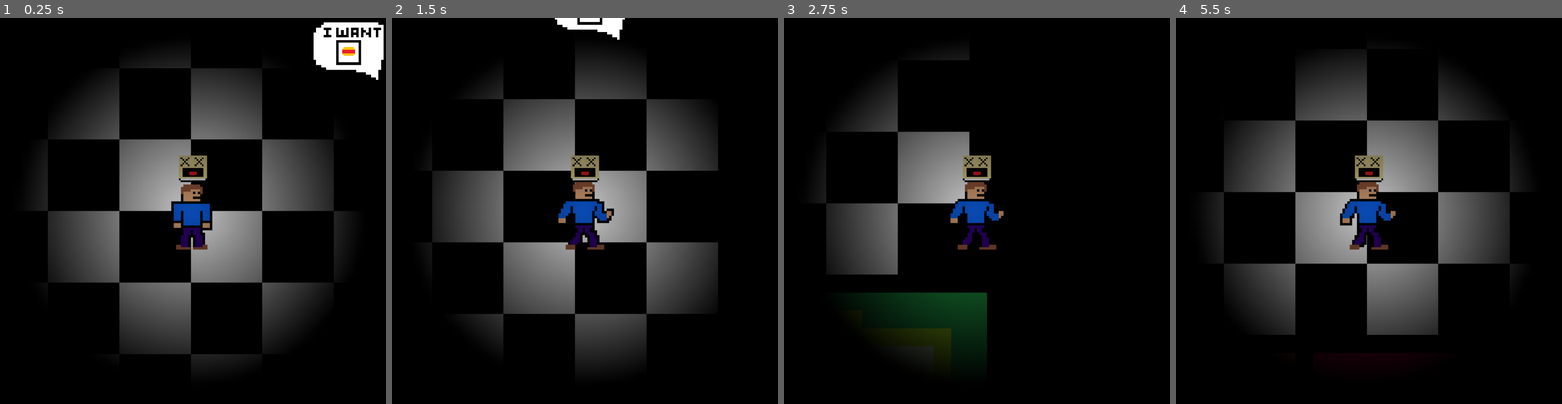
Above: before the commit, frames 1-4 (left to right).
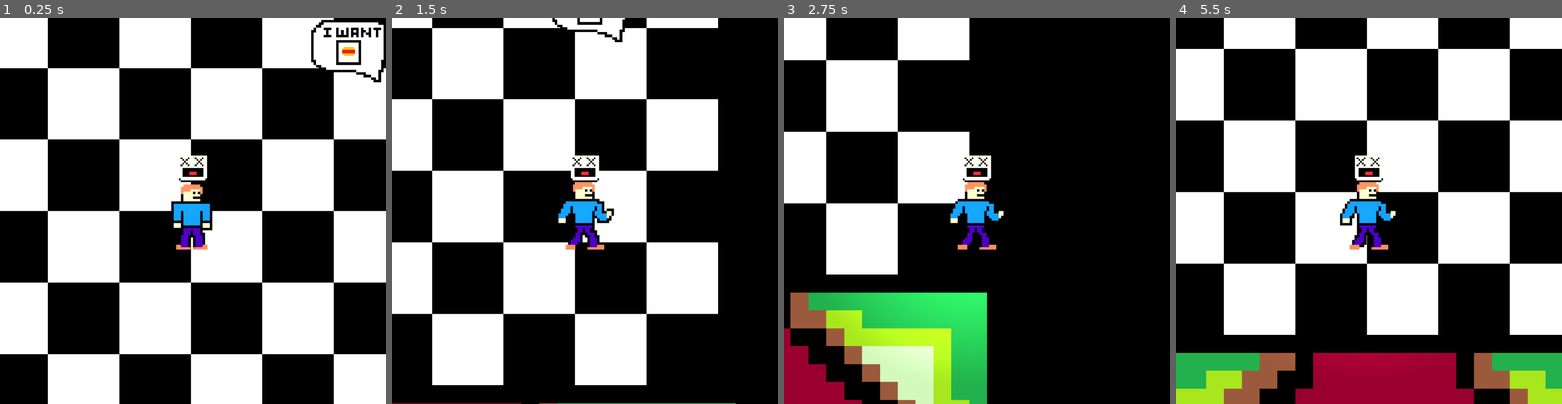
Above: after the commit, the same moments.

Repository: Vektor-Studios/Hackclub-Haven
Game: Godot game, scene res://Scenes/game.tscn
Same seed, same stepped clock (60 frames per second), same inputs: the game is played once before the commit and once after it. The engine's default icon, where the game draws it, is replaced by a stand-in: a white triangle on a blue panel in a dark square.
Inputs:
- Up to frame 1 (0.25 s): no input
- Up to frame 2 (1.5 s): tap Enter at 0.5 s; hold D (right) 0.53-1.28 s; hold S (down) from 1.28 s (still down)
- Up to frame 3 (2.75 s): release S (down) at 2.03 s; hold D (right) from 2.03 s (still down)
- Up to frame 4 (5.5 s): release D (right) at 2.78 s; hold W (up) 2.78-3.53 s; hold A (left) 3.53-5.03 s; hold S (down) from 5.03 s (still down)

The runs differ from the first frame. In frame 1, 50% of the frame differs, in the area x 0-100%, y 0-100%; in frame 2, 40%; in frame 3, 30%; in frame 4, 53%.

Commit message:
added nodes to rooms

Diff:
--- a/Scenes/game.tscn
+++ b/Scenes/game.tscn
@@ -22,6 +22,7 @@
 scale = Vector2(1.5, 1.5)
 
 [node name="CanvasModulate" type="CanvasModulate" parent="." unique_id=1043050218]
+visible = false
 color = Color(0, 0, 0, 1)
 
 [node name="Player" parent="." unique_id=1714150782 instance=ExtResource("1_ebmjs")]
@@ -42,3 +43,47 @@
 
 [node name="FoodItemPickup" parent="." unique_id=624916689 instance=ExtResource("2_qxrlw")]
 position = Vector2(419, 238)
+
+[node name="Node2D" type="Node2D" parent="." unique_id=1254706362]
+
+[node name="Node2D" type="Node2D" parent="Node2D" unique_id=829676081]
+position = Vector2(616, 329)
+
+[node name="Node2D2" type="Node2D" parent="Node2D" unique_id=1880247899]
+position = Vector2(619, 951)
+
+[node name="Node2D3" type="Node2D" parent="Node2D" unique_id=2029466064]
+position = Vector2(586, 1622)
+
+[node name="Node2D4" type="Node2D" parent="Node2D" unique_id=1525717144]
+position = Vector2(580, 2305)
+
+[node name="Node2D5" type="Node2D" parent="Node2D" unique_id=2122457538]
+position = Vector2(619, 2885)
+
+[node name="Node2D6" type="Node2D" parent="Node2D" unique_id=1524546605]
+position = Vector2(593, 3471)
+
+[node name="Node2D7" type="Node2D" parent="Node2D" unique_id=1569628259]
+position = Vector2(2143, 319)
+
+[node name="Node2D8" type="Node2D" parent="Node2D" unique_id=1763595652]
+position = Vector2(2156, 964)
+
+[node name="Node2D9" type="Node2D" parent="Node2D" unique_id=772554609]
+position = Vector2(2195, 1674)
+
+[node name="Node2D10" type="Node2D" parent="Node2D" unique_id=1361827960]
+position = Vector2(2188, 2312)
+
+[node name="Node2D11" type="Node2D" parent="Node2D" unique_id=237326145]
+position = Vector2(2182, 2885)
+
+[node name="Node2D12" type="Node2D" parent="Node2D" unique_id=1163951777]
+position = Vector2(2208, 3451)
+
+[node name="Node2D13" type="Node2D" parent="Node2D" unique_id=1846563089]
+position = Vector2(607, 4287)
+
+[node name="Node2D14" type="Node2D" parent="Node2D" unique_id=1179756178]
+position = Vector2(2151, 4287)
